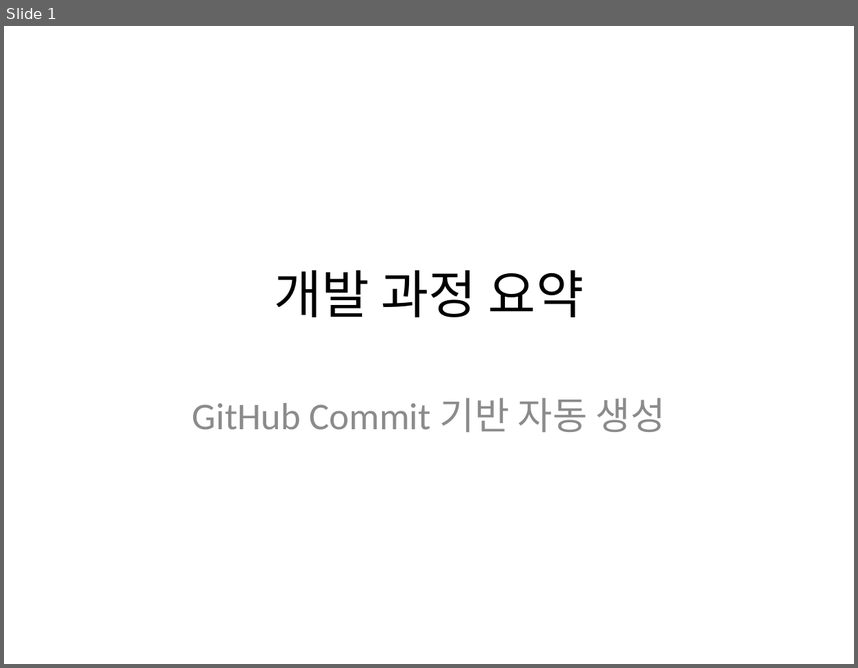
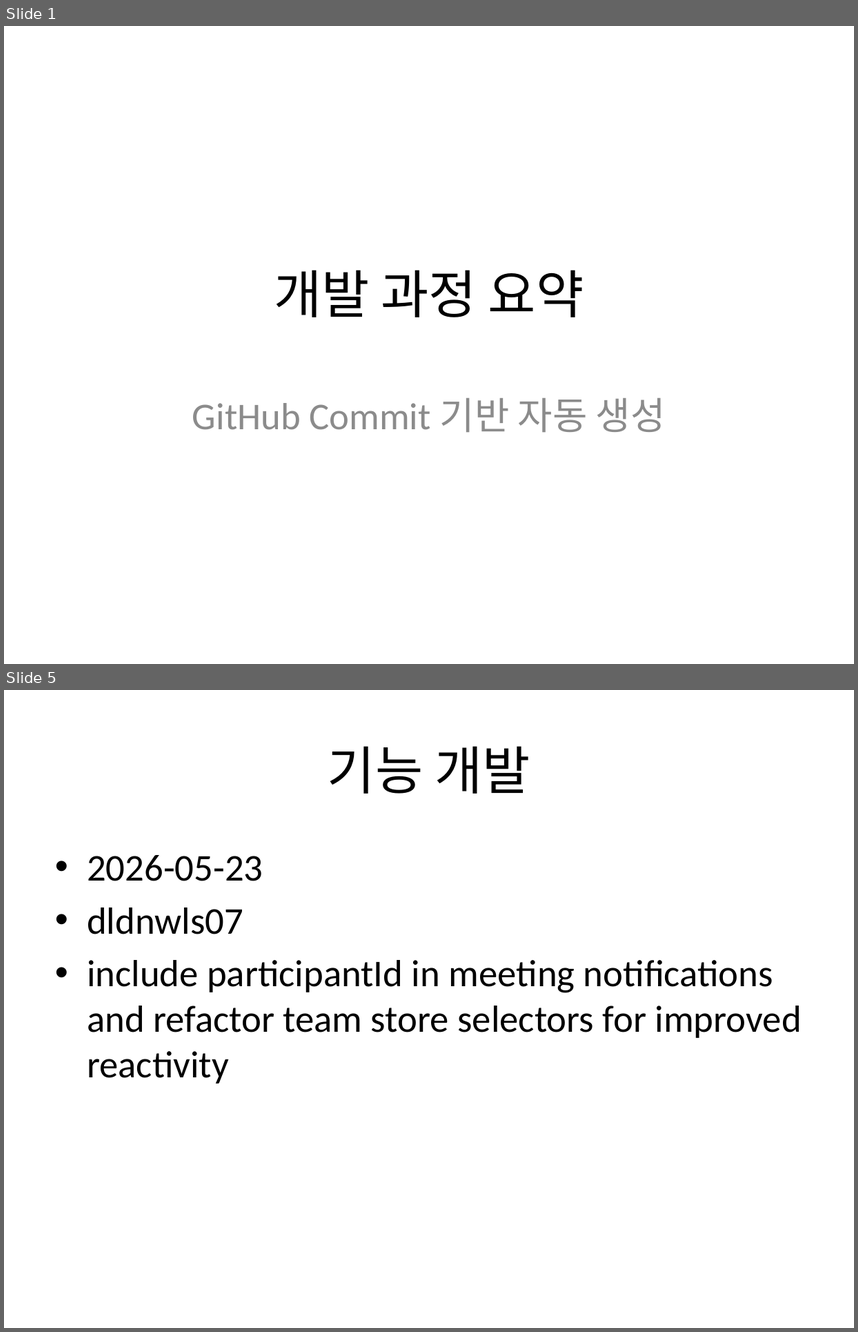
Before and after one commit to Jongwoo0101/worksight-commit-bot, a slide deck: data/commit_report.pptx. Shown one above the other, each under a label of ours: slide 1 before the commit, slides 1 and 5 after it; the slides between them are not shown. The pictures are 858x668 and 858x1332 pixels, drawn with LibreOffice and Linux fonts; fonts in the diff are those of the drawing. Boxes give left, top, right and bottom in pixels: in the first picture for what was removed or moved away, otherwise in the second. Text is boxed around its words. In the diff, an @@ line names an element or a change of style, - is before the commit and + after.

Commit message:
feat: target repo 신규 커밋 175건 반영 - Merge pull request #6 from Jongwoo0101/feature/frontend-refactor-and-bugfix
refactor: resolve frontend spec issues and fix shared state bug 작성자: 원종우 코드: 223e97a
- fix: recover commute state drift when backend worklog is reset 작성자: dldnwls07 코드: 2771b01
- feat: include participantId in meeting notifications and refactor team store selectors for improved reactivity 작성자: dldnwls07 코드: ffd89bd
- fix: 화상회의 방 재입장 시 호스트/참가자 상태 동기화 및 모달 미표시 버그 수정 작성자: 원종우 코드: 9cc00cd
- fix: SecurityConfig.java @Value 제거
localhost:5173 하드코딩 유지. 대신 새 API 경로들(/api/meetings/**, /api/notifications/**, /api/standup/**) 추가된 것만 반영 작성자: 원종우 코드: 2733dd7

```diff
--- a/data/commit_report.pptx
+++ b/data/commit_report.pptx
@@ slide 5 added at (4,690,854,1328), background #FFFFFF @@
@@ title added at (328,746,530,793), 44 pt, text #000000 @@
+기능 개발
@@ text added at (87,855,802,1083), 32 pt, text #000000 @@
+• 2026-05-23
+• dldnwls07
+• include participantId in meeting notifications and refactor team store selectors for improved reactivity
```
Also in this commit, not shown: 4 slides changed, 2 other slides added, 3 slides removed, 7 other files.
